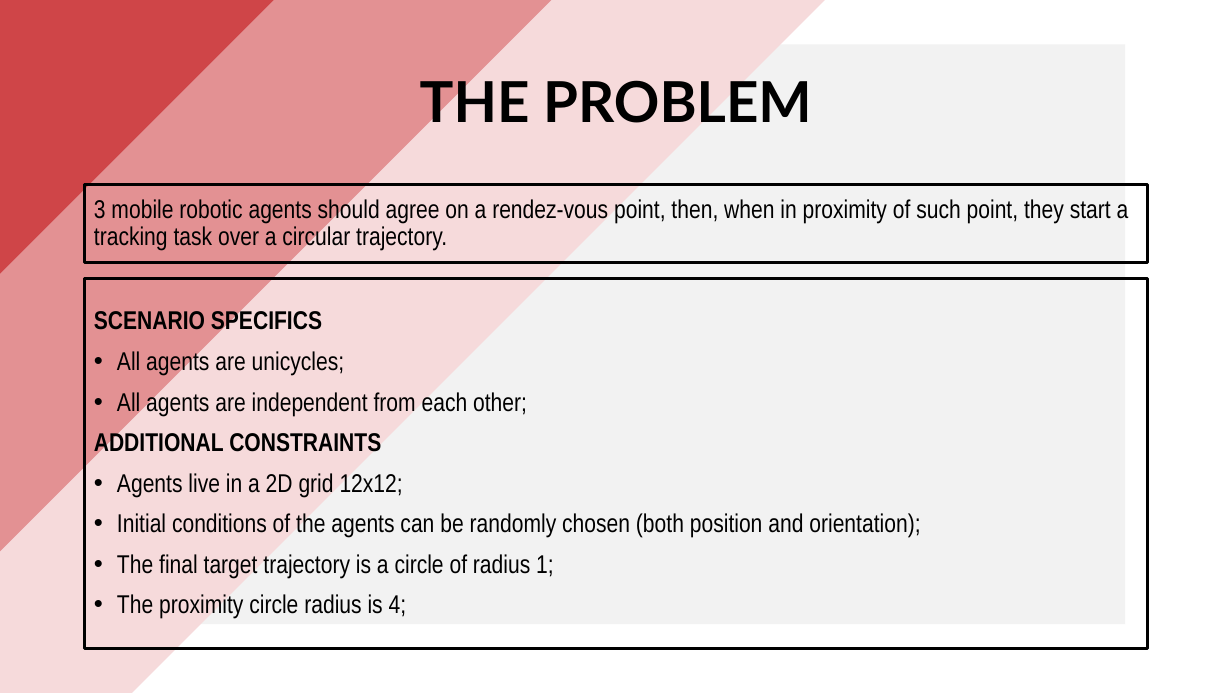
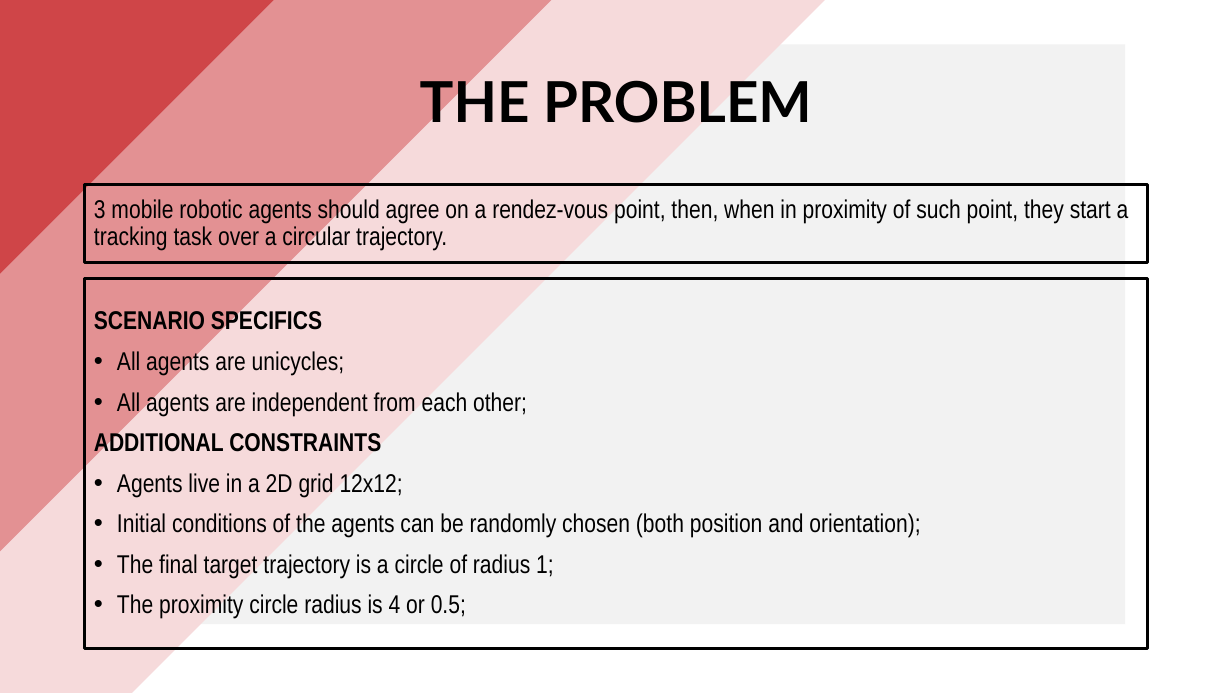
Before and after one commit to PippoGot/R-C2, a slide deck: slide 2 of documentation/presentation.pptx. Drawn at 1232x693 pixels with LibreOffice and Linux fonts; fonts in the diff are those of the drawing. Boxes give left, top, right and bottom in pixels: in the first picture for what was removed or moved away, otherwise in the second. Text is boxed around its words. In the diff, an @@ line names an element or a change of style, - is before the commit and + after.

```diff
--- a/documentation/presentation.pptx
+++ b/documentation/presentation.pptx
@@ text in rectangle at <box>117,594,466,619</box>: text changed @@
-• The proximity circle radius is 4;
+• The proximity circle radius is 4 or 0.5;
```
Also in this commit, not shown: 4 other slides changed, 8 slides added, 2 slides removed, 17 other files.
